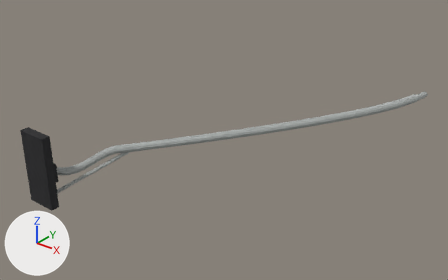
An edit to the OBJ model src/main/resources/assets/realgrid/models/block/pole_light_mount/arm_4_right.obj, drawn before and after from the same camera.
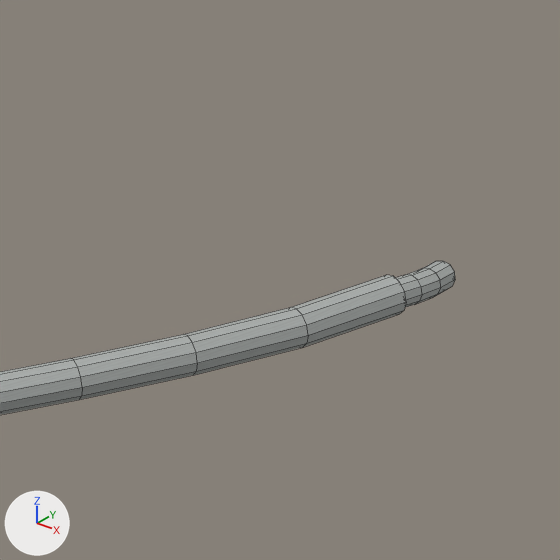
There are two pictures of each version: one whole from a 50 mm camera at (5.834, -4.383, 3.769) aimed at (1.894, 0.542, 0.715), one close up on the part from 76% to 100% of the width and 15% to 53% of the height. The lights are fixed; the arrows at lower left show +X, +Y and +Z. The last two pictures show the newer version. The close-ups show mesh edges as thin lines. Where no turn or scale is listed for an object, it has been applied to the vertices. Vertices at exactly the same position are counted once.

The older version as bpy lines, for what is in view:
```python
me_pole_light_mount_4_right = bpy.data.meshes.new('pole_light_mount_4_right')
me_pole_light_mount_4_right.from_pydata(...)  # 408 vertices, 381 faces; spans x 0.31..3.53, y -1.0..2.19, z 0.06..1.2
# faces by material slot: [24, 357]
me_pole_light_mount_4_right.materials.append(mat_clamp)  # picture img_pole_light_mount_clamp
me_pole_light_mount_4_right.materials.append(mat_metal)  # picture img_pole_light_mount_metal
ob_pole_light_mount_4_right = bpy.data.objects.new('pole_light_mount_4_right', me_pole_light_mount_4_right)
ob_pole_light_mount_4_right.location = (0.0, 0.0, 0.0)
```
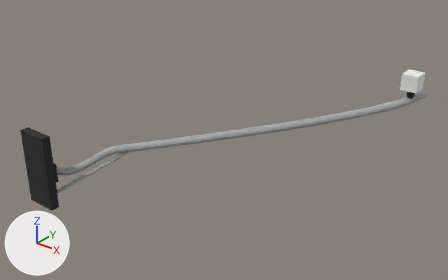
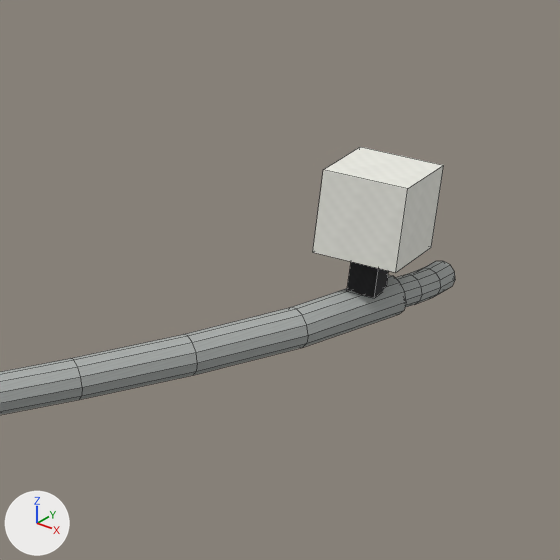
Boxes [x1, y1, x2, y2] around the edits, measured in the close-ups (560 x 560 px):
'pole_light_mount_4_right', reshaped
    before: [0, 261, 455, 415]
    after: [0, 147, 455, 415]
part 1 of me_pole_light_mount_4_right, added
    after: [347, 262, 389, 298]
part 2 of me_pole_light_mount_4_right, added
    after: [313, 147, 444, 272]

Edits to the bpy script that builds the scene:
```text
Add img_pole_light_mount_porcelain:
    img_pole_light_mount_porcelain = load_image('pole_light_mount_porcelain', '../../../textures/blocks/pole_light_mount_porcelain.png', 16, 16, 'sRGB')
Add mat_porcelain:
    mat_porcelain = principled_material('porcelain')
    mat_porcelain.texture = img_pole_light_mount_porcelain
    mat_porcelain.roughness = 1.0
Change me_pole_light_mount_4_right:
    used by ob_pole_light_mount_4_right; location = (0.0, 0.0, 0.0)
    remove me_pole_light_mount_4_right.from_pydata(...)  # 408 vertices, 381 faces; spans x 0.31..3.53, y -1.0..2.19, z 0.06..1.2
    add me_pole_light_mount_4_right.from_pydata(...)  # 424 vertices, 393 faces; spans x 0.31..3.53, y -1.0..2.19, z 0.06..1.46
    me_pole_light_mount_4_right part 1: a new loose piece, a box spanning x 3.4..3.462, y 1.908..1.97, z 1.181..1.275, in mat_clamp (picture img_pole_light_mount_clamp)
    me_pole_light_mount_4_right part 2: a new loose piece, a box spanning x 3.34..3.52, y 1.85..2.03, z 1.27..1.46, in mat_porcelain (picture img_pole_light_mount_porcelain)
    add me_pole_light_mount_4_right.materials.append(mat_porcelain)  # picture img_pole_light_mount_porcelain
```
